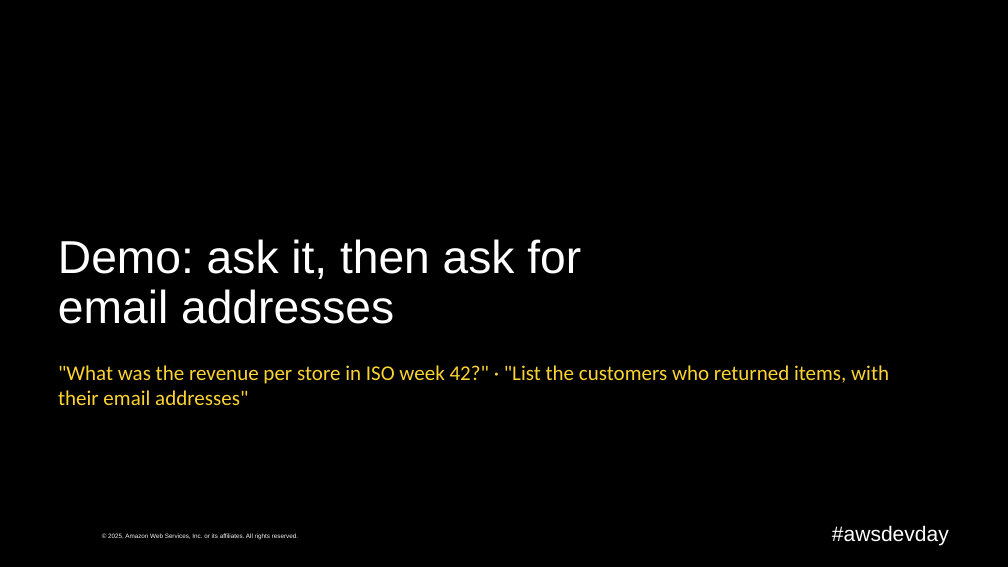
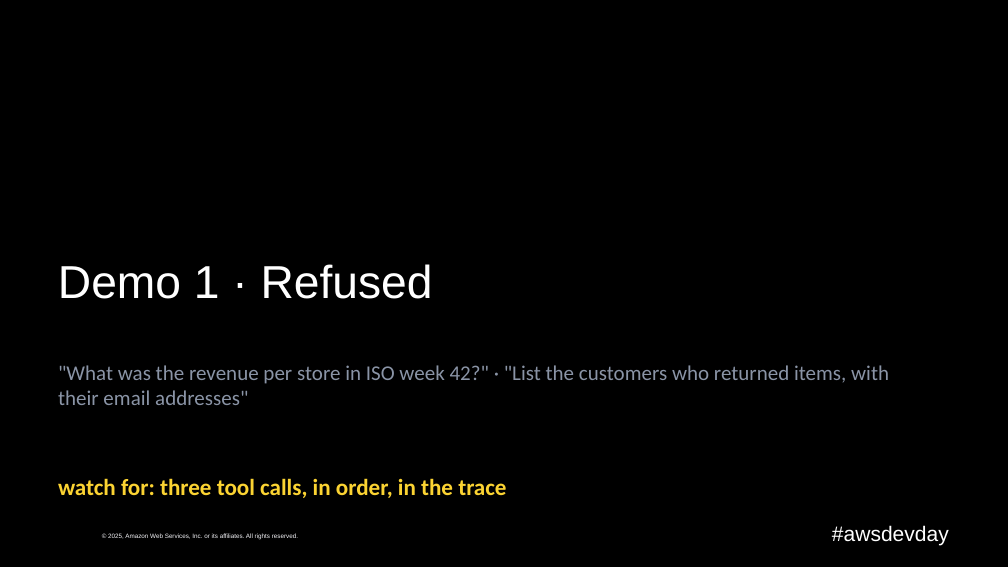
Before and after one commit to caroline-cah/lakehouse-harness, a slide deck: slide 20 of talk/harness-engineering-live.pptx (slide 16 before the commit). Drawn at 1008x567 pixels with LibreOffice and Linux fonts; fonts in the diff are those of the drawing; background and template pictures are left out. Boxes give left, top, right and bottom in pixels: in the first picture for what was removed or moved away, otherwise in the second. Text is boxed around its words. In the diff, an @@ line names an element or a change of style, - is before the commit and + after.

```diff
--- a/talk/harness-engineering-live.pptx
+++ b/talk/harness-engineering-live.pptx
@@ title at [58, 264, 433, 299]: text changed @@
-Demo: ask it, then ask for email addresses
+Demo 1 · Refused
@@ text ""What was the revenue per ..." at [58, 365, 889, 405]: text colour #FBD332 to #8A94A6 @@
@@ text added at [58, 478, 506, 498], 22 pt, text #FBD332, bold @@
+watch for: three tool calls, in order, in the trace
```
Also in this commit, not shown: 11 other slides changed, 17 slides added, 9 slides removed, 13 other files.
